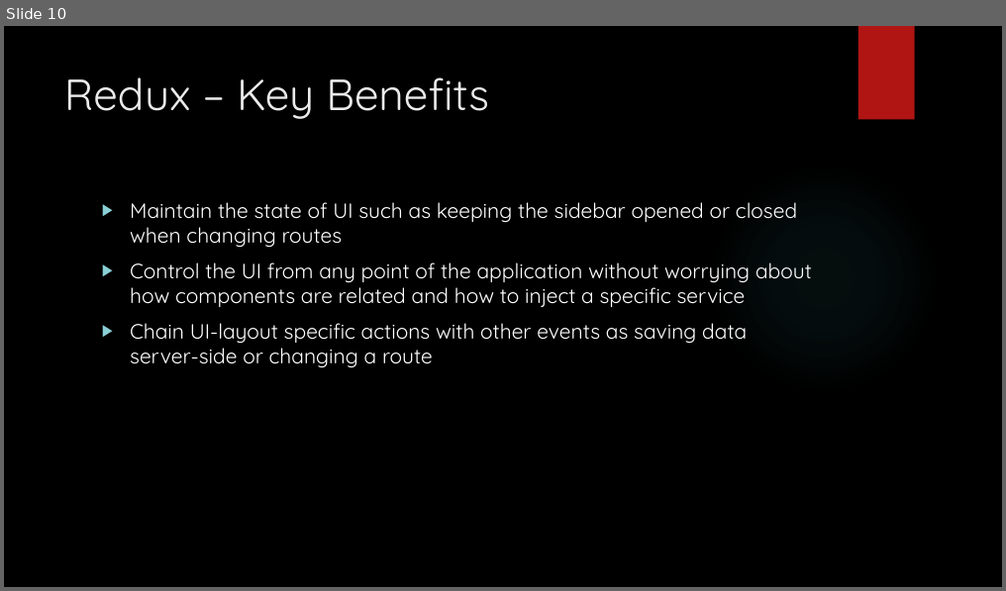
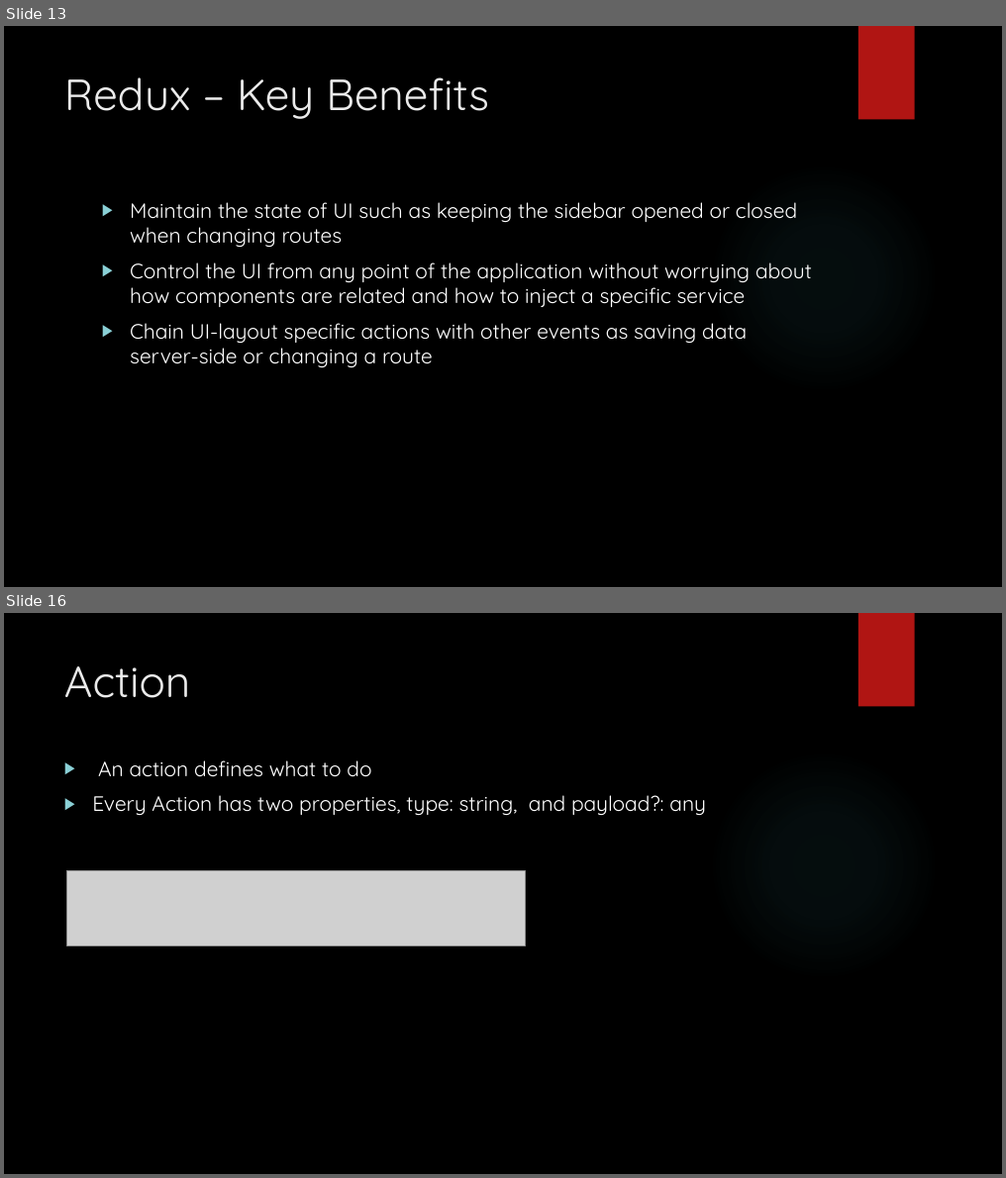
Before and after one commit to hipervee/learnRx, a slide deck: slidesAndImages/Introduction.pptx. Shown one above the other, each under a label of ours: slide 10 before the commit, slides 13 and 16 after it; the slides between them are not shown. The pictures are 1006x591 and 1006x1178 pixels, drawn with LibreOffice and Linux fonts; fonts in the diff are those of the drawing; grey boxes stand for pictures; background and template pictures are left out. Boxes give left, top, right and bottom in pixels: in the first picture for what was removed or moved away, otherwise in the second. Text is boxed around its words. In the diff, an @@ line names an element or a change of style, - is before the commit and + after.

```diff
--- a/slidesAndImages/Introduction.pptx
+++ b/slidesAndImages/Introduction.pptx
@@ slide 16 added at bbox=[4, 613, 1002, 1174], background picture (left out); not listed: 2 template elements that a slide beside it also shows @@
@@ title added at bbox=[64, 666, 190, 698], 42 pt, text #EBEBEB @@
+Action
@@ text added at bbox=[92, 761, 706, 816], 20 pt, text #FFFFFF @@
+▶ An action defines what to do
+▶ Every Action has two properties, type: string, and payload?: any
@@ picture added at bbox=[67, 871, 525, 947] @@
@@ what was slide 10 is now slide 13 @@
```
Also in this commit, not shown: 2 slides changed, 5 other slides added.
